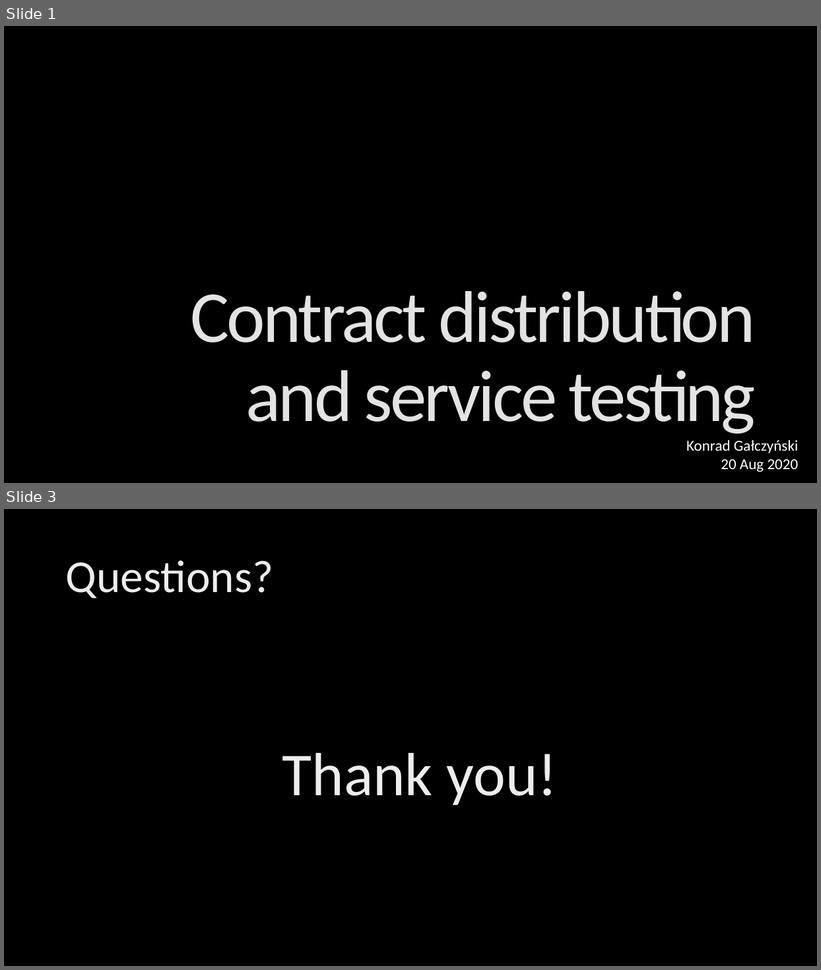
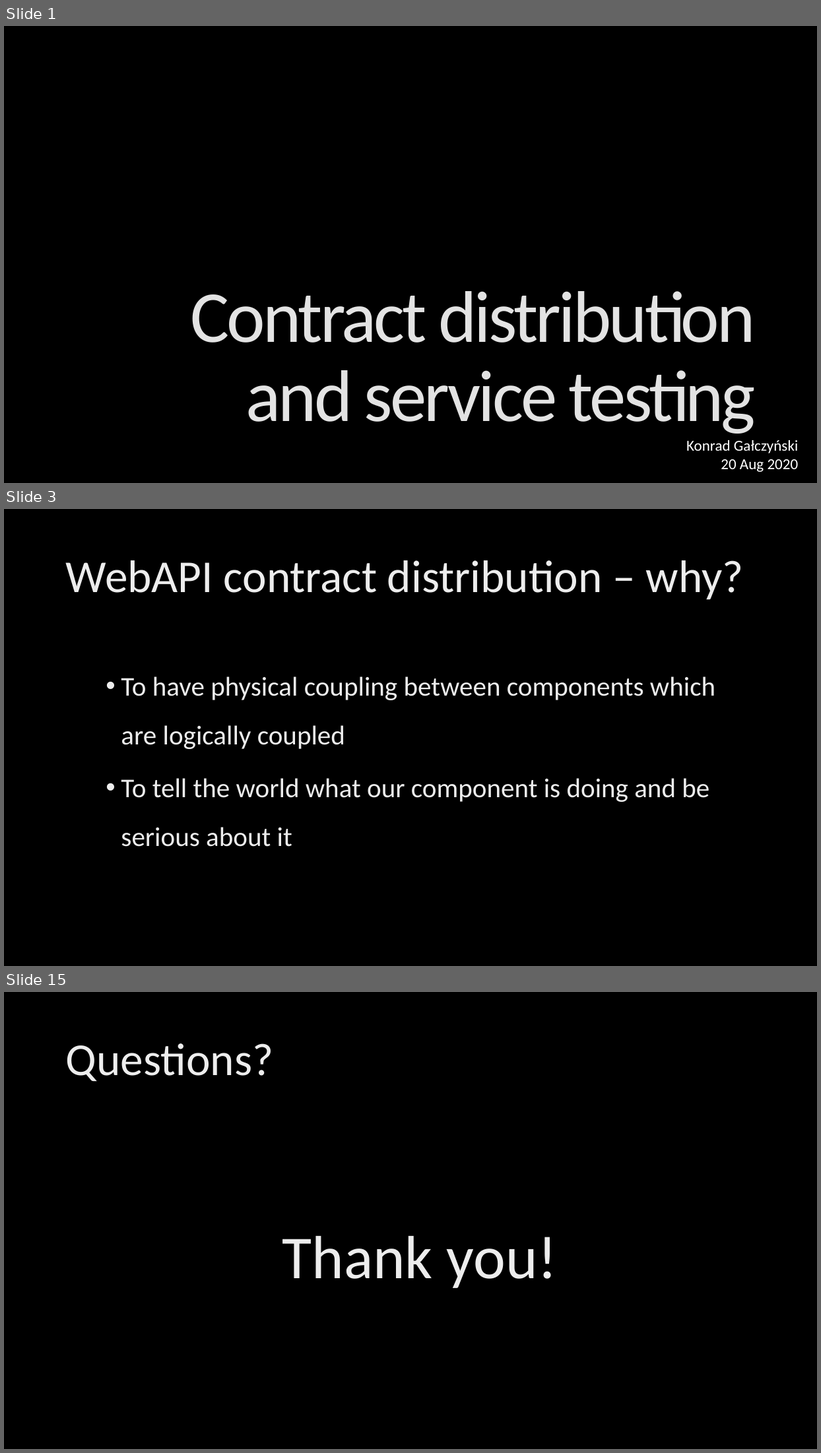
Before and after one commit to KonradGalczynski/Learning, a slide deck: ContractDistribution/ContractDistribution.pptx. Shown one above the other, each under a label of ours: slides 1 and 3 before the commit, slides 1, 3 and 15 after it; the slides between them are not shown. The pictures are 821x970 and 821x1453 pixels, drawn with LibreOffice and Linux fonts; fonts in the diff are those of the drawing; background and template pictures are left out. Boxes give left, top, right and bottom in pixels: in the first picture for what was removed or moved away, otherwise in the second. Text is boxed around its words. In the diff, an @@ line names an element or a change of style, - is before the commit and + after.

Commit message:
contract distribution pptx updated

```diff
--- a/ContractDistribution/ContractDistribution.pptx
+++ b/ContractDistribution/ContractDistribution.pptx
@@ slide 3 added at bbox=[4, 509, 817, 966], background picture (left out) @@
@@ title added at bbox=[66, 560, 744, 599], 54 pt, text gradient #BFBFBF to #EDEDED to #FFFFFF @@
+WebAPI contract distribution – why?
@@ text added at bbox=[121, 677, 715, 847], 32 pt, text gradient #BFBFBF to #EDEDED to #FFFFFF @@
+  • To have physical coupling between components which are logically coupled
+  • To tell the world what our component is doing and be serious about it
@@ what was slide 3 is now slide 15 @@
```
Also in this commit, not shown: 13 other slides added, 2 slides removed.
